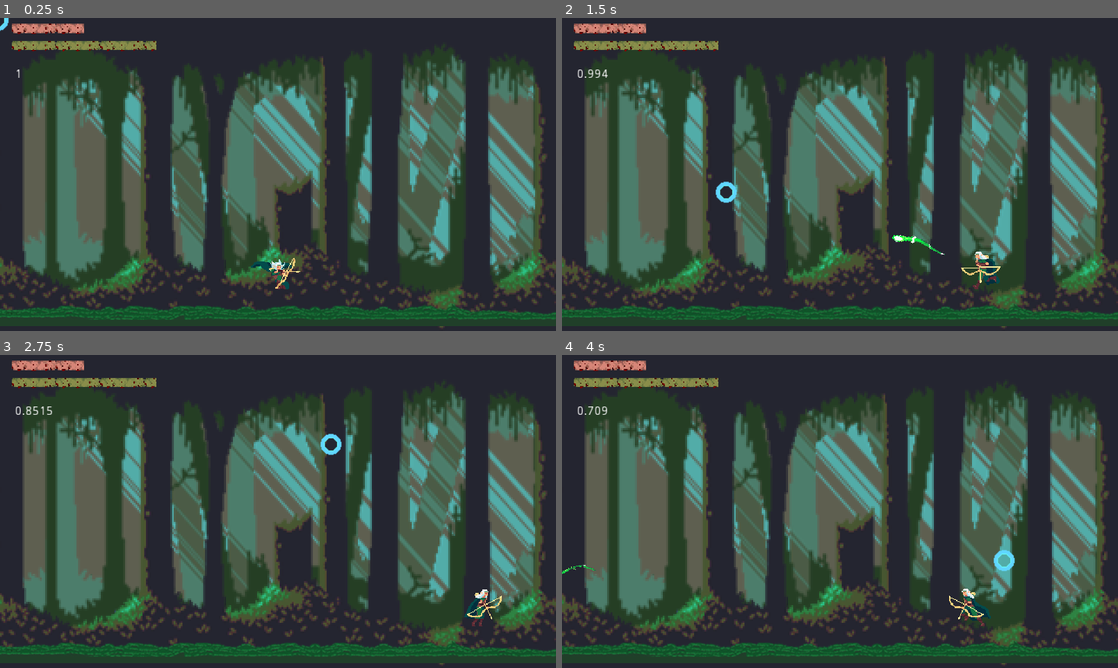
Above: before the commit, frames 1-4 (two rows, left to right).
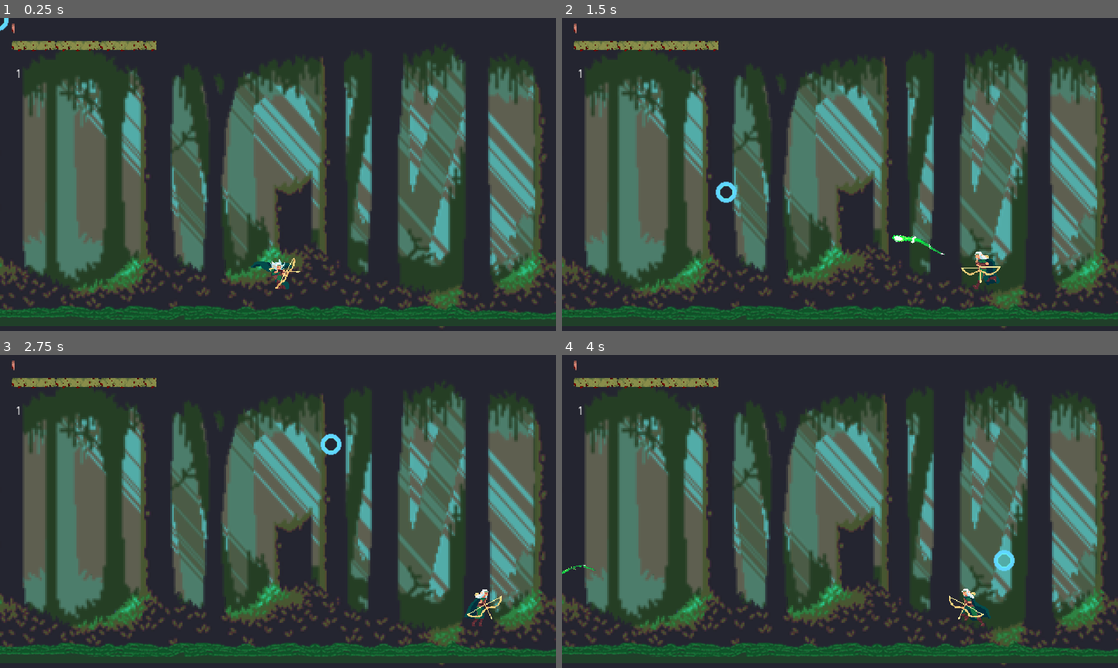
Above: after the commit, the same moments.

Repository: dcrespo3d/GGJ2023
Game: Godot game, scene res://EscenaMain.tscn
Two runs of this game, one before a commit and one after it. Both use one fixed random seed, a clock stepped at 60 frames per second and the inputs below.
Inputs (mouse positions are in pixels of both pictures, inside the frame that each line leads up to):
- Up to frame 1 (0.25 s): no input
- Up to frame 2 (1.5 s): move the mouse to (962, 158) at 0.52 s; hold Right (ui_right) 0.53-1.28 s; tap Space (dash_key) at 0.6 s; move the mouse to (728, 190) at 1.27 s; hold Left (ui_left) from 1.28 s (still down); click (728, 190) at 1.35 s
- Up to frame 3 (2.75 s): move the mouse to (333, 442) at 2.02 s; release Left (ui_left) at 2.03 s; hold Right (ui_right) from 2.03 s (still down); tap Space (dash_key) at 2.1 s
- Up to frame 4 (4 s): move the mouse to (812, 574) at 2.77 s; release Right (ui_right) at 2.78 s; hold Up (ui_up) 2.78-3.53 s; click (812, 574) at 2.85 s; move the mouse to (1006, 558) at 3.52 s; hold Left (ui_left) from 3.53 s (still down); tap Space (dash_key) at 3.6 s

The runs differ from the first frame. In frame 1, 0.4% of the frame differs, in the area x 2-16%, y 1-6%; in frame 2, 0.5%; in frame 3, 0.5%, in the area x 2-16%, y 1-20%; in frame 4, 0.5%.

Commit message:
SFX Y RETICULA

Diff:
--- a/EscenaMain.tscn
+++ b/EscenaMain.tscn
@@ -10,7 +10,6 @@
 [ext_resource path="res://Art/Enviroment/Tree_01.png" type="Texture" id=8]
 [ext_resource path="res://Gea.tscn" type="PackedScene" id=9]
 [ext_resource path="res://Art/Enviroment/Floor.png" type="Texture" id=10]
-[ext_resource path="res://Enemy_01.tscn" type="PackedScene" id=11]
 [ext_resource path="res://Pared.gd" type="Script" id=12]
 
 [sub_resource type="Curve2D" id=3]
@@ -63,7 +62,6 @@
 margin_top = 314.0
 margin_right = 648.333
 margin_bottom = 474.0
-texture = ExtResource( 9 )
 
 [node name="Fondo" type="Node2D" parent="Viewport"]
 
@@ -72,12 +70,9 @@
 [node name="Player" parent="Viewport" instance=ExtResource( 1 )]
 position = Vector2( 315, 271 )
 maxHealth = 250
-currentHealth = 250
 dashduration = 35
 mindashduration = 20
-dashcooldown = 0.1
 dashrecoveryspeed = 0.57
-dashstalerate = 0.5
 
 [node name="Gea" parent="Viewport" instance=ExtResource( 9 )]
 position = Vector2( -229, 340 )
Not shown, added: Art/SFX/Efectos de Sonido/Dash.wav.import
Not shown, added: Art/SFX/Efectos de Sonido/Enemy Death 3.wav.import
Not shown, added: Art/SFX/Efectos de Sonido/Enemy Death 4.wav.import
Not shown, added: Art/SFX/Efectos de Sonido/Enemy death.wav.import
Not shown, added: Art/SFX/Efectos de Sonido/Heal 2.wav.import
Not shown, added: Art/SFX/Efectos de Sonido/Heal.wav.import
Not shown, added: Art/SFX/Efectos de Sonido/Hit Enemy 2.wav.import
Not shown, added: Art/SFX/Efectos de Sonido/Hit Pj (1).wav.import
Not shown, added: Art/SFX/Efectos de Sonido/Hit enemy.wav.import
Not shown, added: Art/SFX/Efectos de Sonido/Jump.wav.import
Not shown, added: Art/SFX/Efectos de Sonido/sound.wav.import
Not shown: 1 places in EscenaMain.tscn that only renumber resources
(and 11 more such lines)
